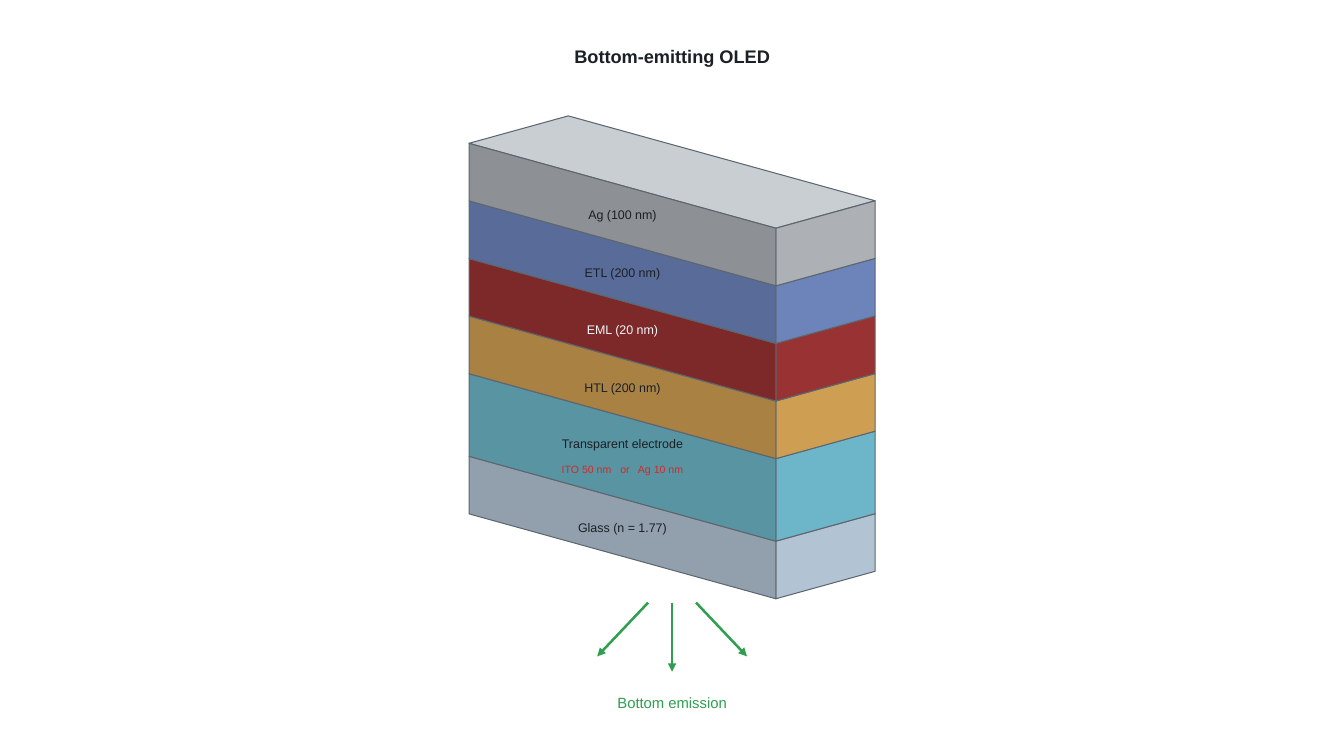
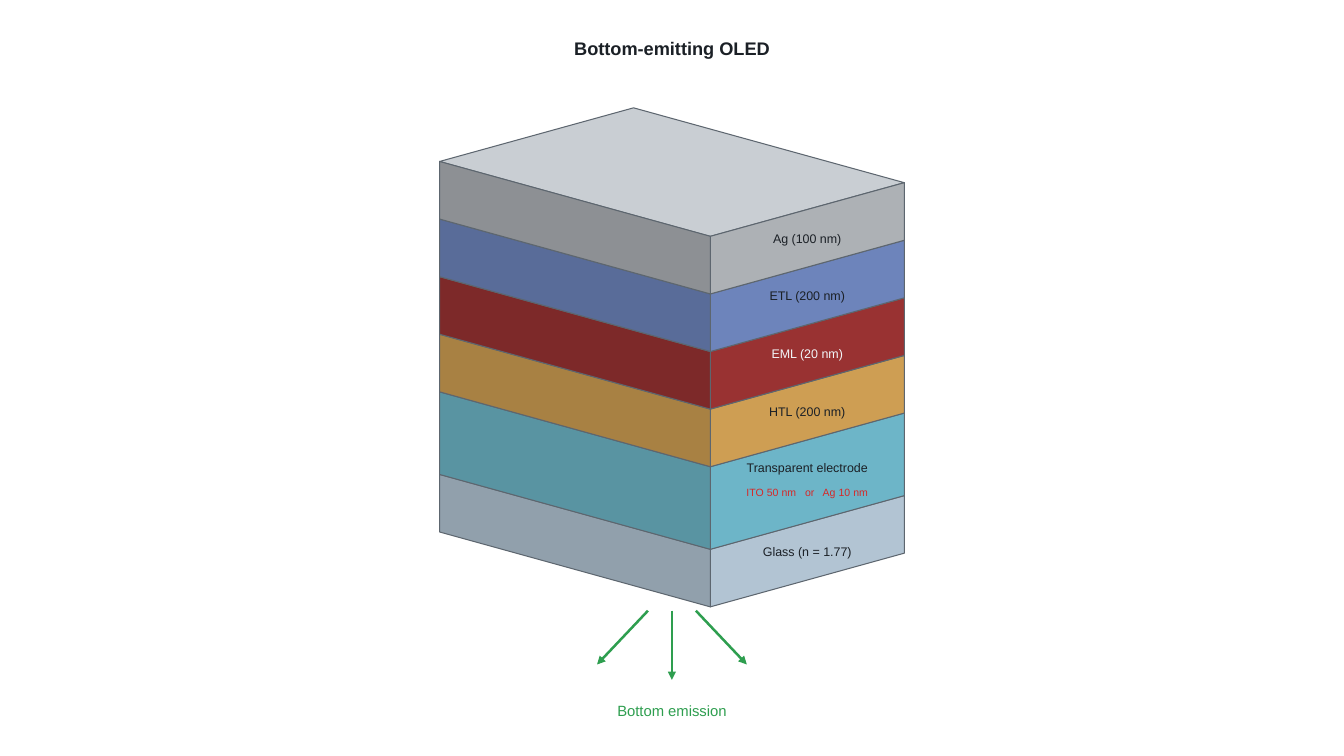
Before and after one commit to jjoono/OLED-, a slide deck: slide 1 of figures/device_stack_electrode_boxed.pptx. Drawn at 1344x756 pixels with LibreOffice and Linux fonts; fonts in the diff are those of the drawing. Boxes give left, top, right and bottom in pixels: in the first picture for what was removed or moved away, otherwise in the second. Text is boxed around its words. In the diff, an @@ line names an element or a change of style, - is before the commit and + after.

```diff
--- a/figures/device_stack_electrode_boxed.pptx
+++ b/figures/device_stack_electrode_boxed.pptx
@@ text "Bottom-emitting OLED": place and size @@
-text "Bottom-emitting OLED" at (574,49,769,67)
+text "Bottom-emitting OLED" at (574,41,769,59)
@@ freeform shape: place and size @@
-freeform shape at (469,116,875,228)
+freeform shape at (440,108,904,237)
@@ freeform shape: place and size @@
-freeform shape at (469,143,775,285)
+freeform shape at (440,161,711,293)
@@ freeform shape: place and size @@
-freeform shape at (776,201,875,285)
+freeform shape at (711,182,904,293)
@@ freeform shape: place and size @@
-freeform shape at (469,201,775,343)
+freeform shape at (440,219,711,351)
@@ text "Ag (100 nm)": place and size @@
-text "Ag (100 nm)" at (588,210,656,222)
+text "Ag (100 nm)" at (773,234,841,246)
@@ freeform shape: place and size @@
-freeform shape at (776,258,875,343)
+freeform shape at (711,240,904,351)
@@ freeform shape: place and size @@
-freeform shape at (469,259,775,401)
+freeform shape at (440,276,711,408)
@@ freeform shape: place and size @@
-freeform shape at (776,316,875,400)
+freeform shape at (711,298,904,409)
@@ text "ETL (200 nm)": place and size @@
-text "ETL (200 nm)" at (585,268,660,280)
+text "ETL (200 nm)" at (770,291,845,303)
@@ freeform shape: place and size @@
-freeform shape at (469,317,775,459)
+freeform shape at (440,335,711,467)
@@ freeform shape: place and size @@
-freeform shape at (776,374,875,459)
+freeform shape at (711,356,904,467)
@@ text "EML (20 nm)": place and size @@
-text "EML (20 nm)" at (587,325,658,337)
+text "EML (20 nm)" at (772,349,843,361)
@@ freeform shape: place and size @@
-freeform shape at (469,374,775,541)
+freeform shape at (440,392,711,549)
@@ freeform shape: place and size @@
-freeform shape at (776,432,875,541)
+freeform shape at (711,413,904,549)
@@ text "HTL (200 nm)": place and size @@
-text "HTL (200 nm)" at (584,383,660,395)
+text "HTL (200 nm)" at (769,407,845,419)
@@ freeform shape: place and size @@
-freeform shape at (469,457,775,599)
+freeform shape at (440,475,711,607)
@@ text "ITO 50 nm or Ag ...": place and size @@
-text "ITO 50 nm or Ag ..." at (562,466,683,475)
+text "ITO 50 nm or Ag ..." at (746,488,868,498)
@@ text "Transparent electrode": place and size @@
-text "Transparent electrode" at (562,439,683,451)
+text "Transparent electrode" at (747,463,868,475)
@@ freeform shape: place and size @@
-freeform shape at (776,514,875,599)
+freeform shape at (711,496,904,607)
@@ text "Glass (n = 1.77)": place and size @@
-text "Glass (n = 1.77)" at (578,523,666,535)
+text "Glass (n = 1.77)" at (763,547,851,559)
@@ 3 arrows, 1 text: place and size @@
-3 arrows, 1 text at (597,603,747,708)
+3 arrows, 1 text at (597,611,747,716)
```
Also in this commit, not shown: 2 other files.
